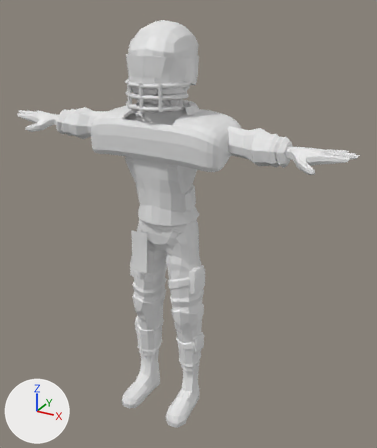
The glTF model gameplay/player.glb: old version first, new version second.
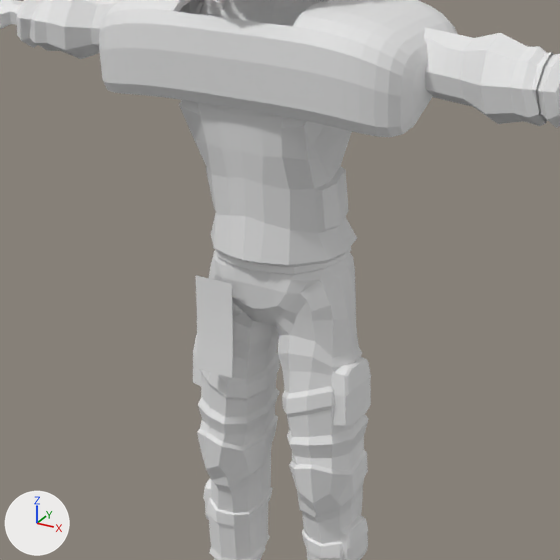
Each version appears first whole from a camera (50 mm lens) standing at (1.177, -1.987, 1.989) and looking at (0.087, -0.005, 0.998), and next in a close-up on the part from 13% to 76% of the width and 26% to 78% of the height. Every picture has the same lights, and +X, +Y and +Z are marked at lower left. The older version's two pictures come first.

The older version as bpy lines, for what is in view:
```python
me_cube_023 = bpy.data.meshes.new('Cube.023')
me_cube_023.from_pydata(...)  # 1013 vertices, 2007 faces; spans x -0.192..0.192, y -0.174..0.064, z 0.22..1.059
# faces by material slot: [1251, 502, 254]
me_cube_023.materials.append(mat_pants)  # white #e7e7e7
me_cube_023.materials.append(mat_socks)  # white #e7e7e7
me_cube_023.materials.append(mat_stripe)  # white #e7e7e7
me_cube_030 = bpy.data.meshes.new('Cube.030')
me_cube_030.from_pydata(...)  # 194 vertices, 352 faces; spans x -0.538..0.538, y -0.134..0.013, z 1.354..1.506
me_cube_030.materials.append(mat_sleeve)  # white #e7e7e7
me_towel = bpy.data.meshes.new('Towel')
me_towel.from_pydata(...)  # 16 vertices, 12 faces; spans x -0.117..-0.033, y -0.192..-0.18, z 0.79..0.99
me_towel.materials.append(mat_towel)  # white #e7e7e7
ob_sleeves = bpy.data.objects.new('Sleeves', me_cube_030)
ob_sleeves.location = (0.0, 0.0, 0.0)
ob_swat_legs = bpy.data.objects.new('Swat_Legs', me_cube_023)
ob_swat_legs.location = (0.0, 0.0, 0.0)
ob_towel = bpy.data.objects.new('Towel', me_towel)
ob_towel.location = (0.0, 0.0, 0.0)
# also in view: 'Swat_Body' at (0.0, -0.055, 1.305)
```
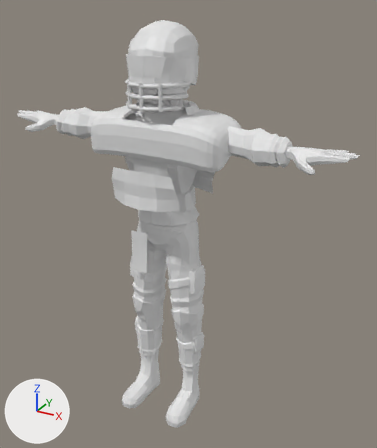
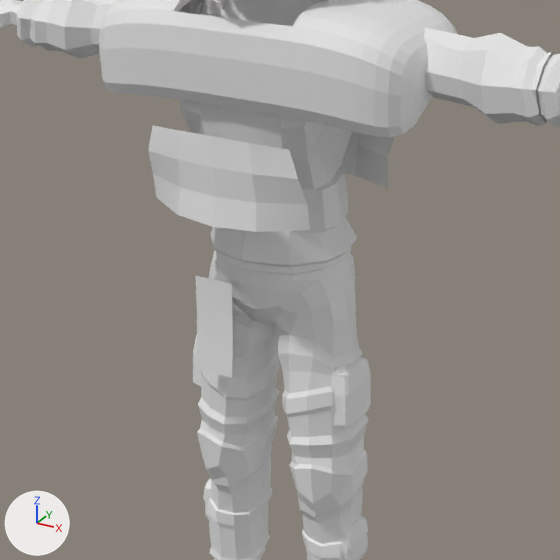
The newer file adds a shape key; the second version is drawn at full value of the shape key 'Heavy' of 'Numbers', and the change is written as the vertex moves it makes.

Pixel boxes [x1, y1, x2, y2] of what changed, in the close-ups (560 x 560 px):
```json
{"object": "Numbers", "change": "added", "after": [148, 126, 395, 232]}
```

The change, as JSON lines over the scene's bpy script:
```json
{"op": "add", "block": "mat_number", "code": ["mat_number = principled_material('number')", "mat_number.base_color = (0.8, 0.8, 0.8)  # white #e7e7e7"]}
{"op": "add", "block": "me_numbers", "code": ["me_numbers = bpy.data.meshes.new('Numbers')", "me_numbers.from_pydata(...)  # 40 vertices, 48 faces; spans x -0.195..0.195, y -0.287..0.13, z 1.153..1.342", "me_numbers.materials.append(mat_number)  # white #e7e7e7"]}
{"op": "add", "block": "ob_numbers", "code": ["ob_numbers = bpy.data.objects.new('Numbers', me_numbers)", "ob_numbers.location = (0.0, 0.0, 0.0)"]}
```
